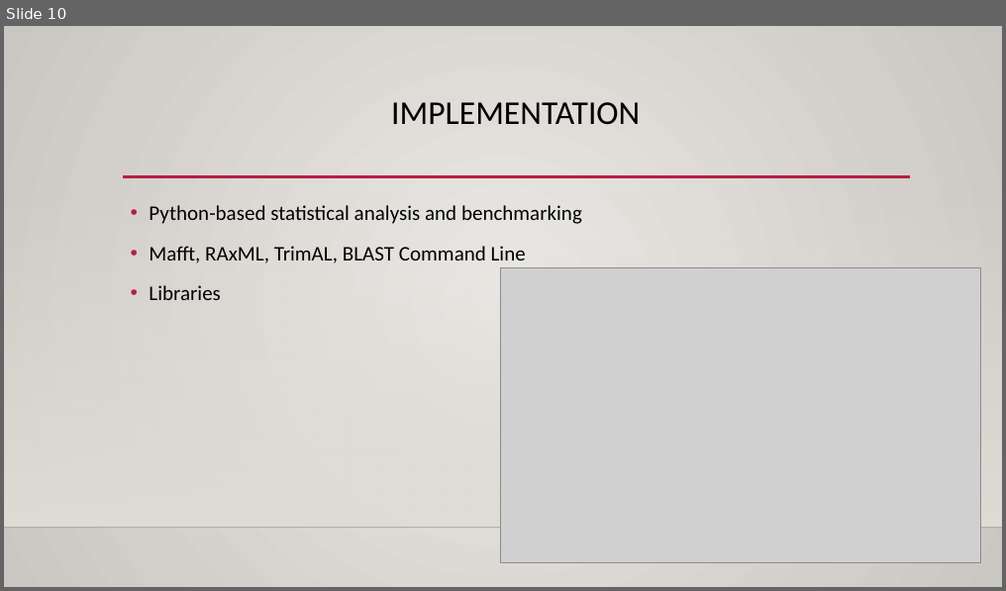
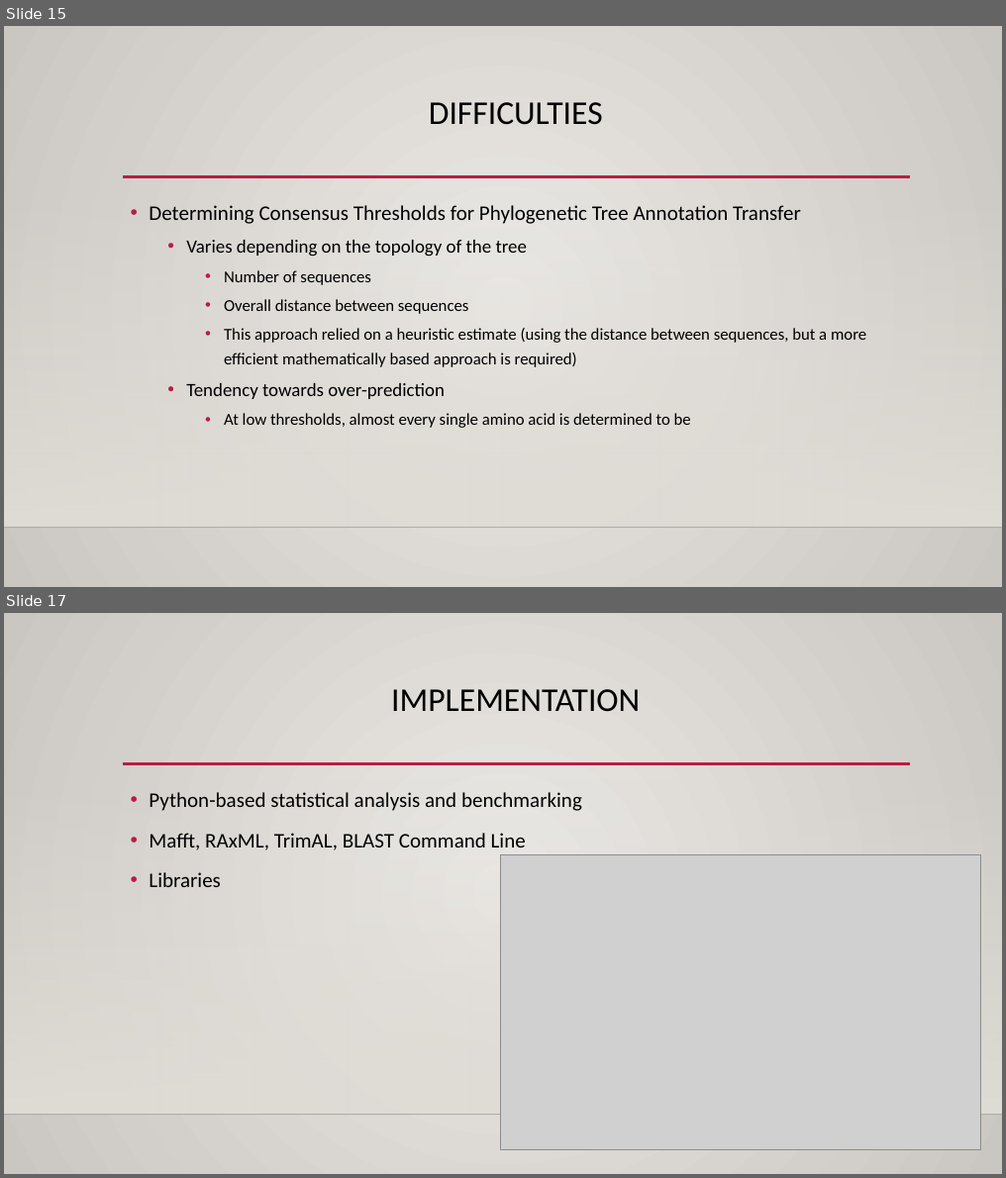
Before and after one commit to Sharabesh/Phylogenomics, a slide deck: Presentation/PresentationImage.pptx. Shown one above the other, each under a label of ours: slide 10 before the commit, slides 15 and 17 after it; the slides between them are not shown. The pictures are 1006x591 and 1006x1178 pixels, drawn with LibreOffice and Linux fonts; fonts in the diff are those of the drawing; grey boxes stand for pictures; background and template pictures are left out. Boxes give left, top, right and bottom in pixels: in the first picture for what was removed or moved away, otherwise in the second. Text is boxed around its words. In the diff, an @@ line names an element or a change of style, - is before the commit and + after.

```diff
--- a/Presentation/PresentationImage.pptx
+++ b/Presentation/PresentationImage.pptx
@@ slide 15 added at bbox=[4, 26, 1002, 587], background gradient #ECEAE7 to #CAC7C1; not listed: 3 template elements that a slide beside it also shows @@
@@ title added at bbox=[429, 102, 603, 125], 32 pt, text #000000 @@
+DIFFICULTIES
@@ text added at bbox=[149, 205, 866, 428], 16 pt, text #000000 @@
+• Determining Consensus Thresholds for Phylogenetic Tree Annotation Transfer
+  • Varies depending on the topology of the tree
+    • Number of sequences
+    • Overall distance between sequences
+    • This approach relied on a heuristic estimate (using the distance between sequences, but a more efficient mathematically based approach is required)
+  • Tendency towards over-prediction
+    • At low thresholds, almost every single amino acid is determined to be
@@ what was slide 10 is now slide 17 @@
```
Also in this commit, not shown: 9 slides changed, 6 other slides added, 45 other files.
